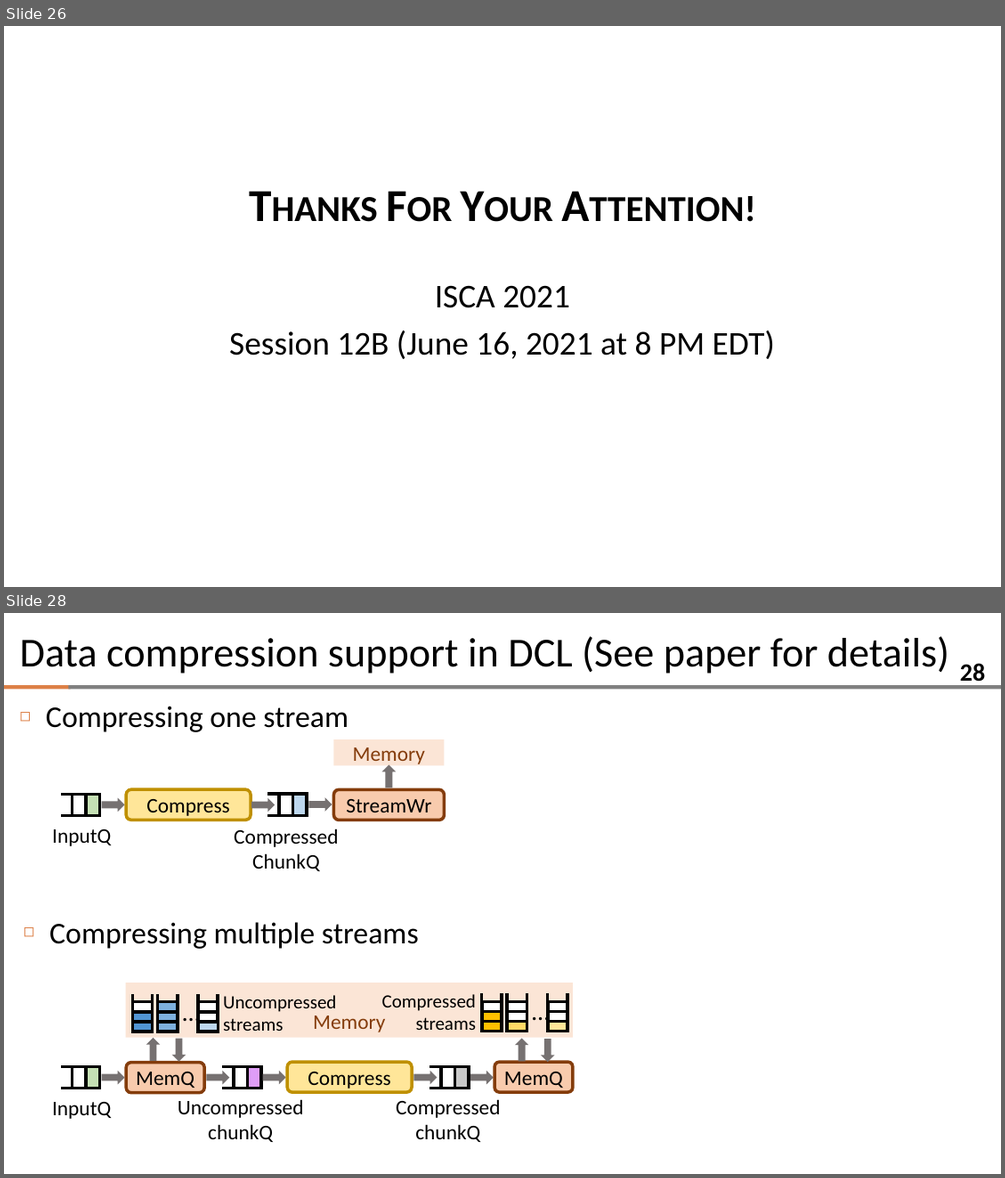
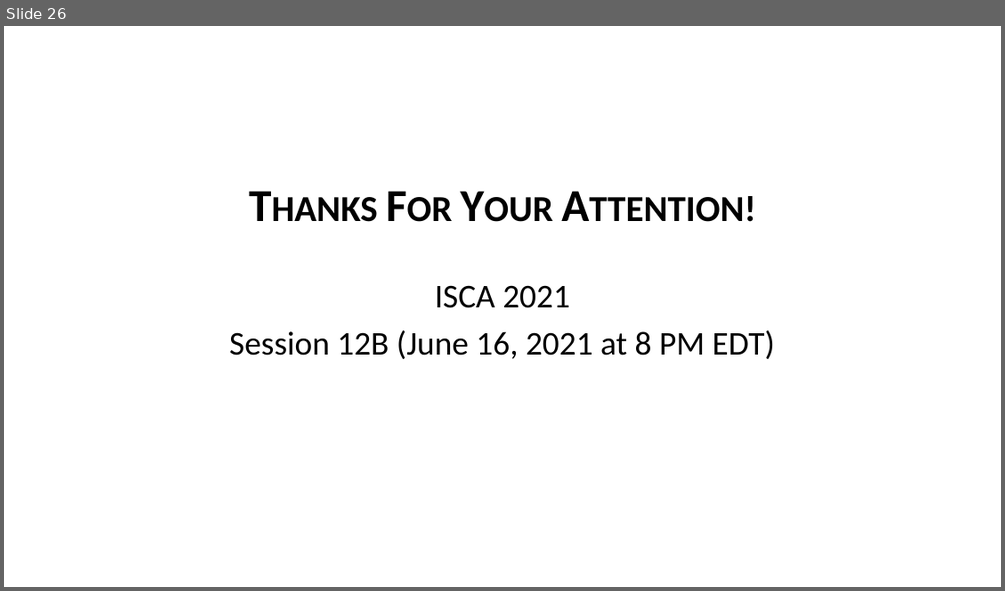
Before and after one commit to zguo0525/zguo0525.github.io, a slide deck: slides/isca21_spzip_slides.pptx. Shown one above the other, each under a label of ours: slides 26 and 28 before the commit, slide 26 after it; the slides between them are not shown. The pictures are 1005x1178 and 1005x591 pixels, drawn with LibreOffice and Linux fonts; fonts in the diff are those of the drawing; background and template pictures are left out. Boxes give left, top, right and bottom in pixels: in the first picture for what was removed or moved away, otherwise in the second. Text is boxed around its words. In the diff, an @@ line names an element or a change of style, - is before the commit and + after.

```diff
--- a/slides/isca21_spzip_slides.pptx
+++ b/slides/isca21_spzip_slides.pptx
@@ slide 28 removed at [4, 613, 1001, 1174], background #FFFFFF; not listed: 2 template elements that a slide beside it also shows @@
@@ title removed at [20, 636, 949, 674] @@
-Data compression support in DCL (See paper for details)
@@ page number removed at [960, 663, 985, 687] @@
-28
@@ text removed at [46, 706, 348, 732] @@
-◻ Compressing one stream
@@ group removed at [52, 739, 445, 871]: 5 rectangles, 4 lines, 4 right arrows, 2 texts, 2 rounded rectangles @@
-InputQ
-Compress
-Compressed ChunkQ
-StreamWr
-Memory
@@ text removed at [49, 922, 419, 949] @@
-◻ Compressing multiple streams
@@ group removed at [52, 982, 573, 1142]: 25 rectangles, 18 lines, 9 right arrows, 7 texts, 3 rounded rectangles @@
-InputQ
-MemQ
-Uncompressed chunkQ
-Compress
-Compressed chunkQ
-MemQ
-Memory
-…
-Uncompressed streams
-…
-Compressed streams
```
Also in this commit, not shown: 4 other slides removed, 2 other files.
